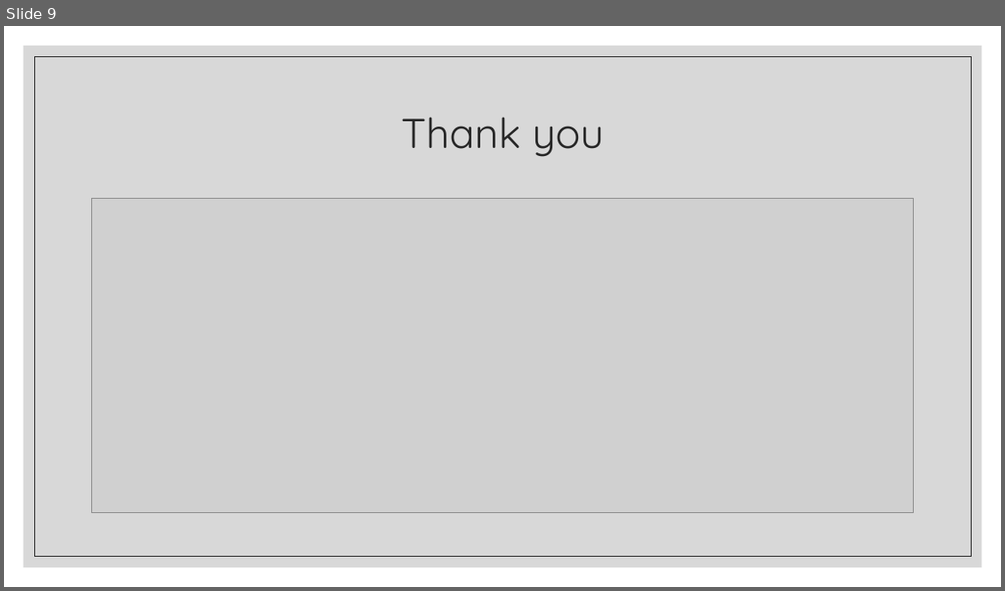
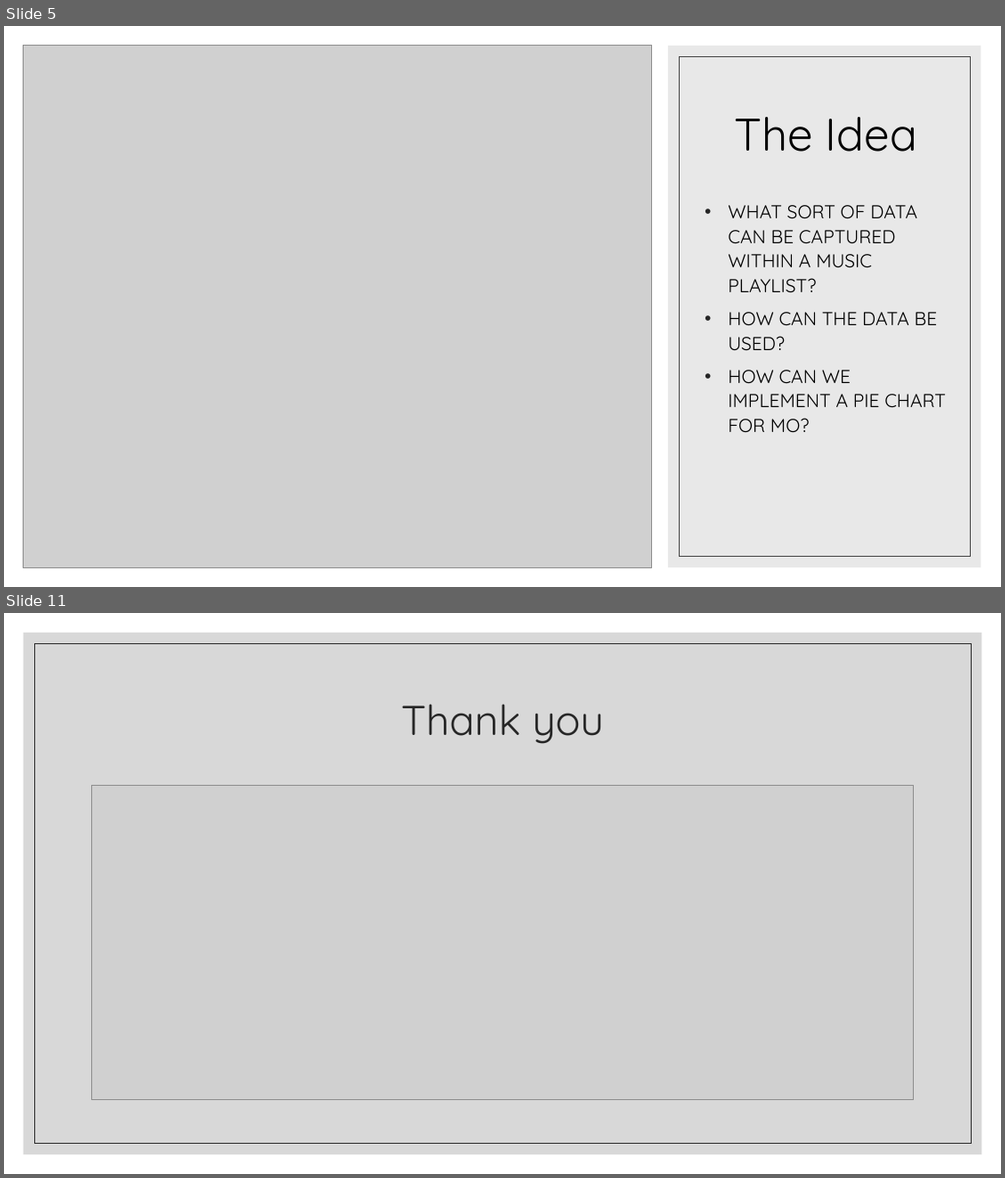
Before and after one commit to JeniLam/Spotify-Dashboard, a slide deck: gOGOGAGA.pptx. Shown one above the other, each under a label of ours: slide 9 before the commit, slides 5 and 11 after it; the slides between them are not shown. The pictures are 1005x591 and 1005x1178 pixels, drawn with LibreOffice and Linux fonts; fonts in the diff are those of the drawing; grey boxes stand for pictures. Boxes give left, top, right and bottom in pixels: in the first picture for what was removed or moved away, otherwise in the second. Text is boxed around its words. In the diff, an @@ line names an element or a change of style, - is before the commit and + after.

```diff
--- a/gOGOGAGA.pptx
+++ b/gOGOGAGA.pptx
@@ slide 5 added at [4,26,1001,587], background #FFFFFF @@
@@ picture added at [23,46,652,567] @@
@@ rectangle added at [668,46,980,567], fill #D9D9D9 at 60% opacity @@
@@ rectangle added at [680,56,971,556], outline #404040 0.5 pt @@
@@ title added at [734,117,917,151], 44 pt, text #000000 @@
+The Idea
@@ text added at [728,205,946,432], 18 pt, text #000000 @@
+• WHAT SORT OF DATA CAN BE CAPTURED WITHIN A MUSIC PLAYLIST?
+• HOW CAN THE DATA BE USED?
+• HOW CAN WE IMPLEMENT A PIE CHART FOR MO?
@@ what was slide 9 is now slide 11 @@
```
Also in this commit, not shown: 7 slides changed, 2 other slides added, 1 slide removed, 1 other file.
